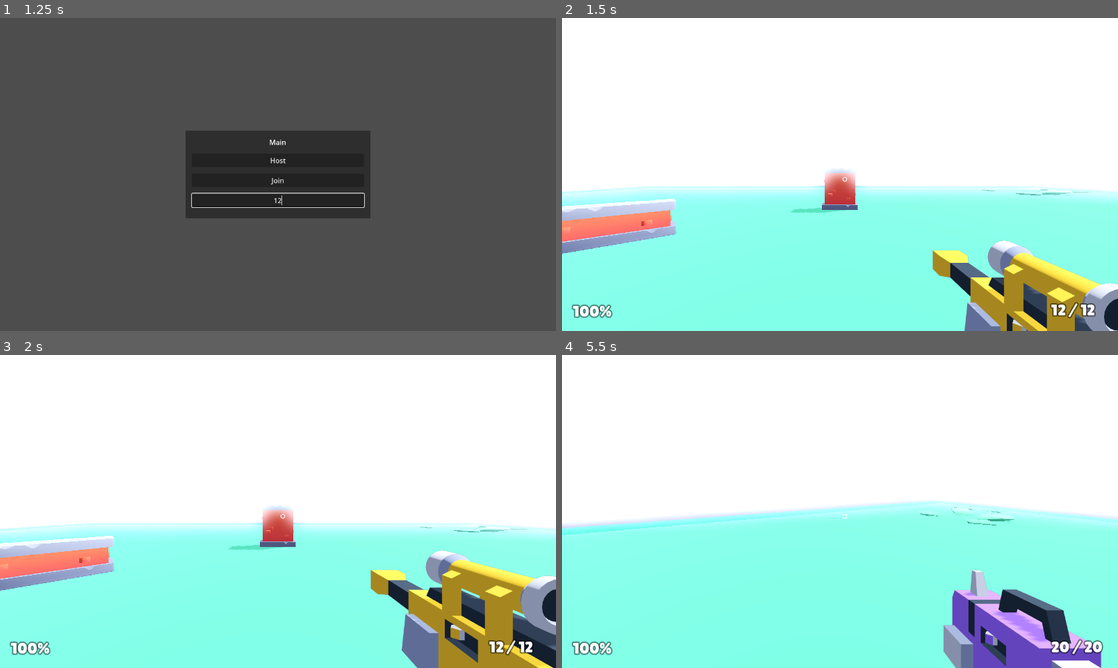
Above: before the commit, frames 1-4 (two rows, left to right).
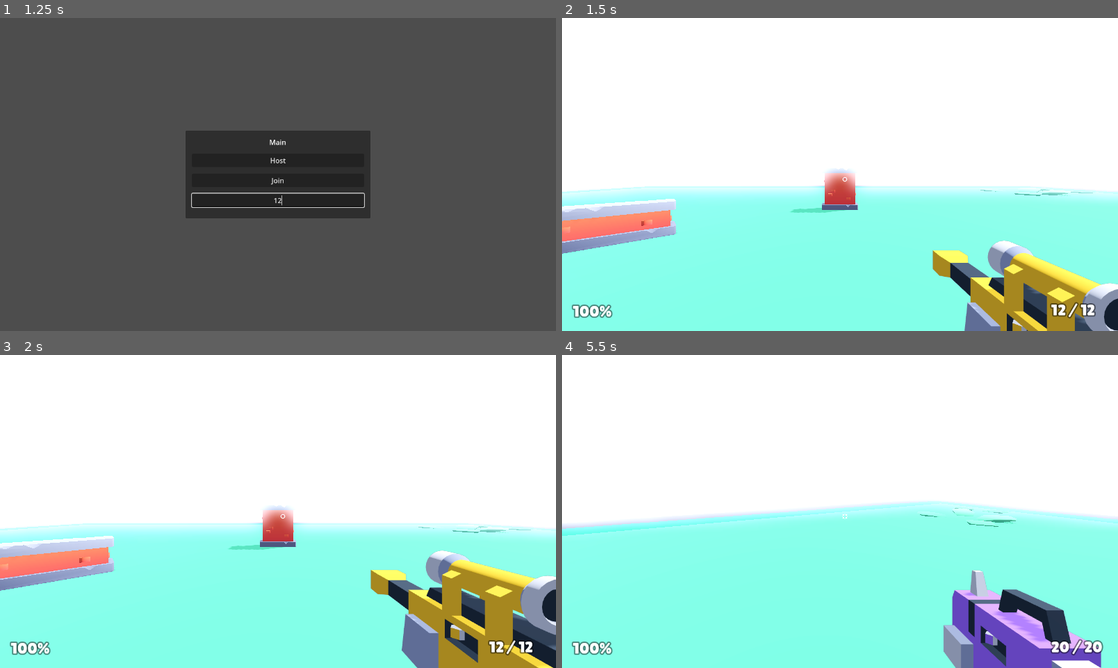
Above: after the commit, the same moments.

Repository: maidangkhanh/Blasher
Game: Godot game, scene res://scenes/main.tscn
Two runs of this game, one before a commit and one after it. Both use one fixed random seed, a clock stepped at 60 frames per second and the inputs below.
Inputs (mouse positions are in pixels of both pictures, inside the frame that each line leads up to):
- Up to frame 1 (1.25 s): click (278, 199) at 0.52 s; type "12" at 0.6 s
- Up to frame 2 (1.5 s): click "Host" at 1.25 s
- Up to frame 3 (2 s): no input
- Up to frame 4 (5.5 s): tap Enter at 2 s; move the mouse to (867, 511) at 2.02 s; hold W (move_forward) from 2.03 s (still down); tap Tab (scoreboard) at 2.1, 3.05, 3.6, 4.55, 5.1 s; tap Space (jump) at 2.27, 3.02, 4.52, 5.27 s; move the mouse to (812, 511) at 2.77 s; click (812, 511) at 2.85 s; move the mouse to (851, 505) at 3.52 s; move the mouse to (834, 517) at 4.27 s; tap E (weapon_toggle) at 4.35 s; move the mouse to (878, 514) at 5.02 s

Frame 1 is identical in both runs. In frame 2, less than 0.1% of the frame differs, in the area x 0-100%, y 48-74%; in frame 3, less than 0.1%; in frame 4, 0.5%, in the area x 0-100%, y 46-82%.
Error after the commit: Assertion failed: UPNP Discover Failed! Error 24 (res://scenes/main.gd:61)

Commit message:
finished scoreboard

Diff:
--- a/Starter-Kit-FPS-44334edba0bd0d6efa00fbe5c6fe5b5813655302/objects/player.gd
+++ b/Starter-Kit-FPS-44334edba0bd0d6efa00fbe5c6fe5b5813655302/objects/player.gd
@@ -290,19 +290,14 @@
 	health -= amount
 	health_updated.emit(health) # Update health on HUD
 
-	# Respawn
-	if health <= 0:
-		die()
-
-
+@rpc("any_peer","reliable")
 func die():
 	death_count+=1
 	died.emit(death_count)
-	self.hide()
-	respawn()
-
+	respawn.rpc()
+
+@rpc("any_peer","reliable")
 func respawn():
-	await get_tree().create_timer(3.0).timeout
 	health = 100
 	health_updated.emit(health)
 	position = Vector3.ZERO # Reset when out of health
@@ -378,7 +373,8 @@
 			collider.damage.rpc(weapons[weapon_index].damage)
 			if collider.is_death():
 				kill_count+=1
-
+				killed.emit(kill_count)
+				collider.die.rpc()
 
 		# Creating an impact animation
 		var impact = preload("res://objects/impact.tscn")
--- a/Starter-Kit-FPS-44334edba0bd0d6efa00fbe5c6fe5b5813655302/objects/scoreboard_item.gd
+++ b/Starter-Kit-FPS-44334edba0bd0d6efa00fbe5c6fe5b5813655302/objects/scoreboard_item.gd
@@ -4,6 +4,10 @@
 @onready var kill_label = $LabelKill
 @onready var death_label = $LabelDeath
 
+
+func connect_signals(player:Player):
+	player.killed.connect(update_player_kill)
+	player.died.connect(update_player_death)
 
 func set_player_name(player:Player):
 	name_label = $LabelName
@@ -17,3 +21,9 @@
 func set_player_death(player:Player):
 	death_label = $LabelDeath
 	death_label.text = str(player.death_count)
+
+func update_player_kill(killcount):
+	kill_label.text = str(killcount)
+
+func update_player_death(deathcount):
+	death_label.text = str(deathcount)
--- a/Starter-Kit-FPS-44334edba0bd0d6efa00fbe5c6fe5b5813655302/scenes/main.gd
+++ b/Starter-Kit-FPS-44334edba0bd0d6efa00fbe5c6fe5b5813655302/scenes/main.gd
@@ -21,7 +21,7 @@
 
 	add_player(multiplayer.get_unique_id())
 
-	#upnp_setup()
+	upnp_setup()
 
 func _on_join_button_pressed():
 	main_menu.hide()
--- a/Starter-Kit-FPS-44334edba0bd0d6efa00fbe5c6fe5b5813655302/scenes/main.tscn
+++ b/Starter-Kit-FPS-44334edba0bd0d6efa00fbe5c6fe5b5813655302/scenes/main.tscn
@@ -233,12 +233,10 @@
 shadow_enabled = true
 shadow_opacity = 0.75
 
-[node name="Enemies" type="Node" parent="."]
-
 [node name="Level" type="Node" parent="."]
 
 [node name="platform-large-grass" parent="Level" instance=ExtResource("7_wggef")]
-transform = Transform3D(10, 0, 0, 0, 1, 0, 0, 0, 10, 0, -0.5, 0)
+transform = Transform3D(10, 0, 0, 0, 1, 0, 0, 0, 10, -0.279741, -0.499999, 0.207004)
 
 [node name="wall-low" parent="Level" instance=ExtResource("6_lejwk")]
 transform = Transform3D(1, 0, 0, 0, 1, 0, 0, 0, 1, -11, 0, 0)
@@ -263,8 +261,6 @@
 
 [node name="wall-high2" parent="Level" instance=ExtResource("7_yyawa")]
 transform = Transform3D(1, 0, 0, 0, 1, 0, 0, 0, 1, 0, 0, -8)
-
-[node name="Decoration" type="Node" parent="."]
 
 [node name="Players" type="Node" parent="."]
 
--- a/Starter-Kit-FPS-44334edba0bd0d6efa00fbe5c6fe5b5813655302/scenes/scoreboard.gd
+++ b/Starter-Kit-FPS-44334edba0bd0d6efa00fbe5c6fe5b5813655302/scenes/scoreboard.gd
@@ -17,6 +17,7 @@
 	score_instance.set_player_name(player)
 	score_instance.set_player_kill(player)
 	score_instance.set_player_death(player)
+	score_instance.connect_signals(player)
 	score_talble.add_child(score_instance)
 
 func remove_player(player_name:String):
